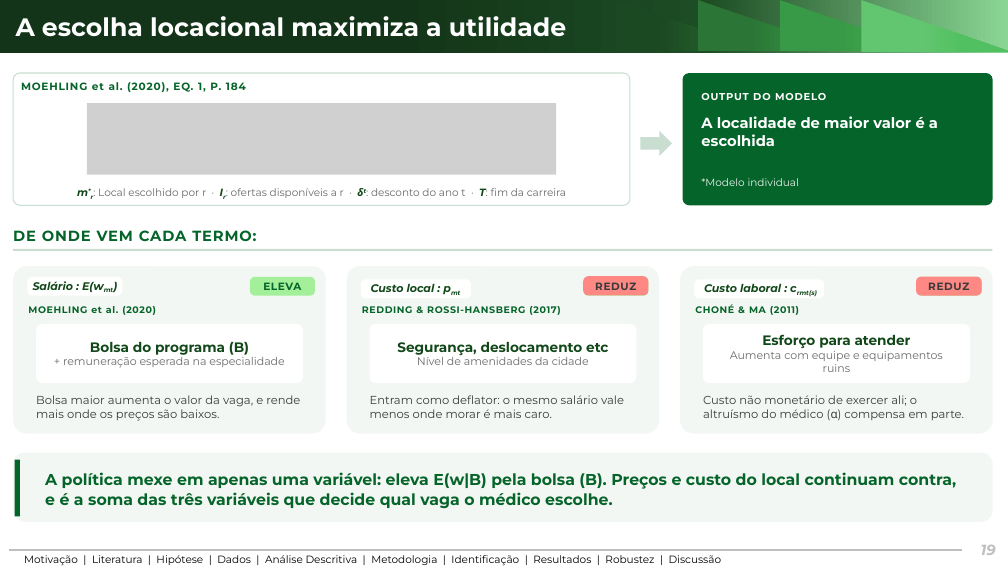
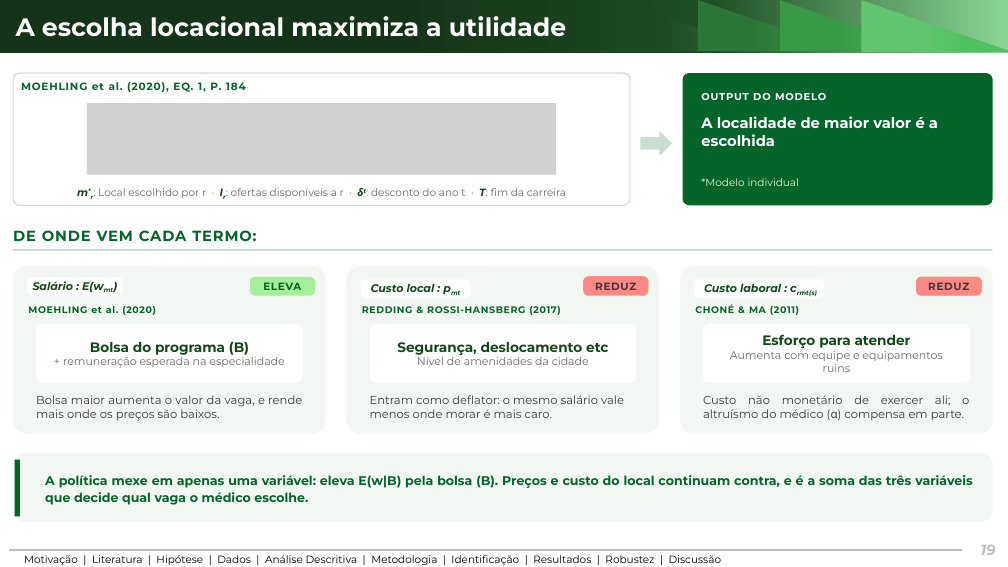
Before and after one commit to ka1victor/impact-eval-health-econ-pmme, a slide deck: slide 19 of output/apresentacao_banca_final/deck_banca_final.pptx. Drawn at 1008x567 pixels with LibreOffice and Linux fonts; fonts in the diff are those of the drawing; grey boxes stand for pictures; background and template pictures are left out. Boxes give left, top, right and bottom in pixels: in the first picture for what was removed or moved away, otherwise in the second. Text is boxed around its words. In the diff, an @@ line names an element or a change of style, - is before the commit and + after.

```diff
--- a/output/apresentacao_banca_final/deck_banca_final.pptx
+++ b/output/apresentacao_banca_final/deck_banca_final.pptx
@@ text "Bolsa maior aumenta o valor ..." at [36, 395, 302, 421]: alignment left to justified @@
@@ text "Custo não monetário de exercer ..." at [703, 395, 969, 420]: alignment left to justified @@
@@ text "A política mexe em apenas ..." at [45, 475, 973, 505]: size 15 to 12 pt; alignment left to justified @@
```
Also in this commit, not shown: 7 other files.
